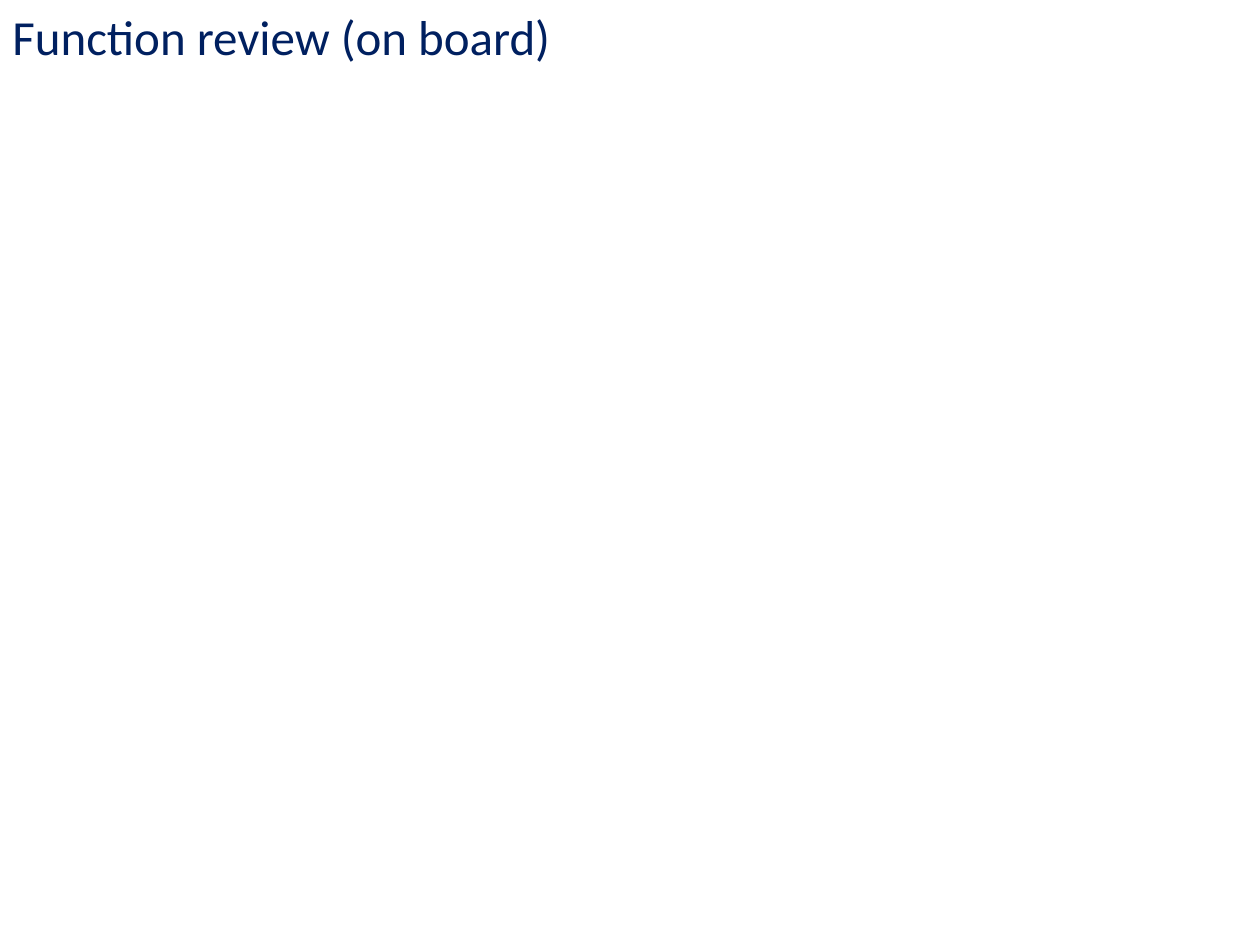
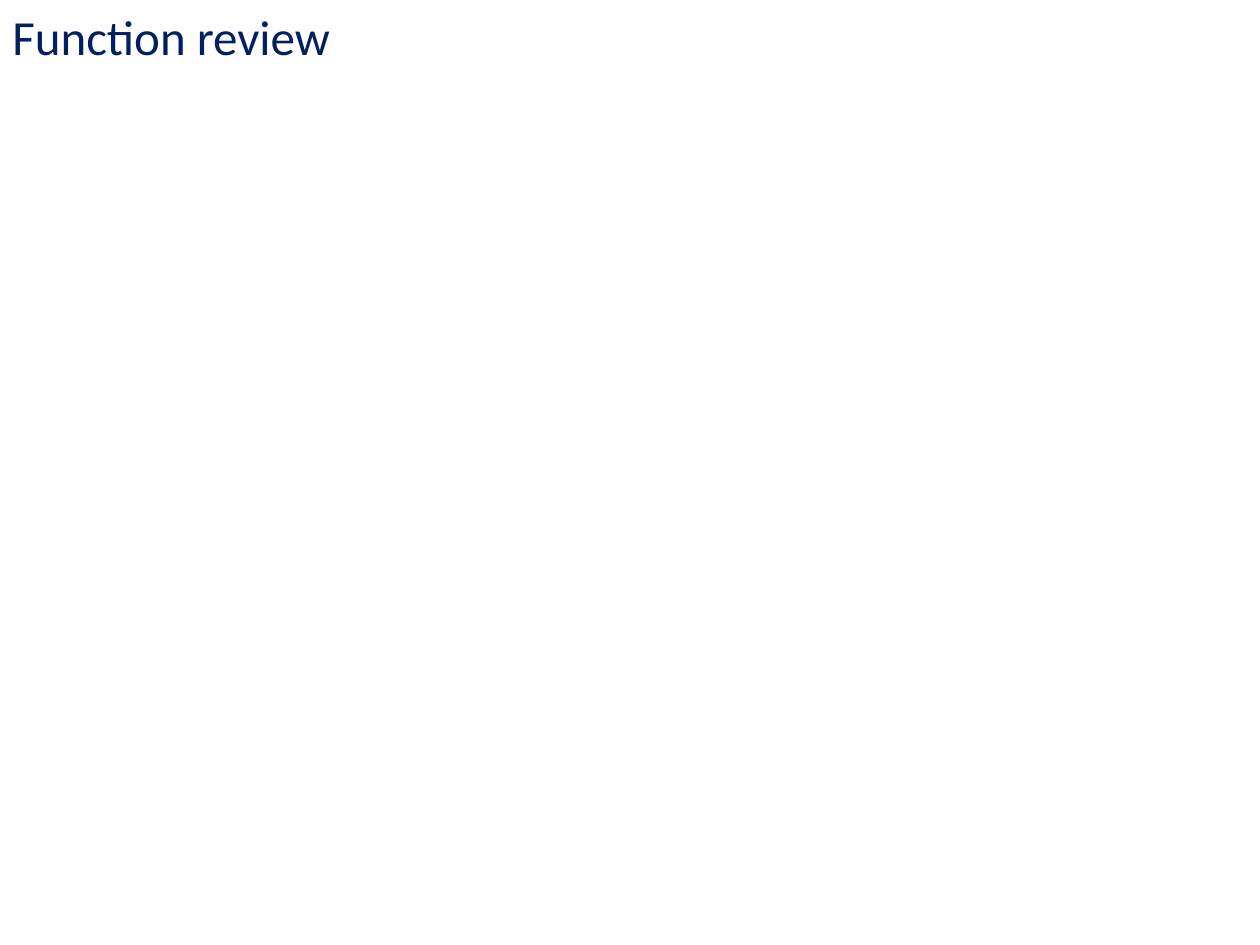
Before and after one commit to saixu/CS447, a slide deck: slide 4 of cs447_lab6_Oct14.pptx. Drawn at 1260x945 pixels with LibreOffice and Linux fonts; fonts in the diff are those of the drawing. Boxes give left, top, right and bottom in pixels: in the first picture for what was removed or moved away, otherwise in the second. Text is boxed around its words. In the diff, an @@ line names an element or a change of style, - is before the commit and + after.

Commit message:
change on final slide

```diff
--- a/cs447_lab6_Oct14.pptx
+++ b/cs447_lab6_Oct14.pptx
@@ text at (x1=12, y1=21, x2=330, y2=56): text changed @@
-Function review (on board)
+Function review
```
